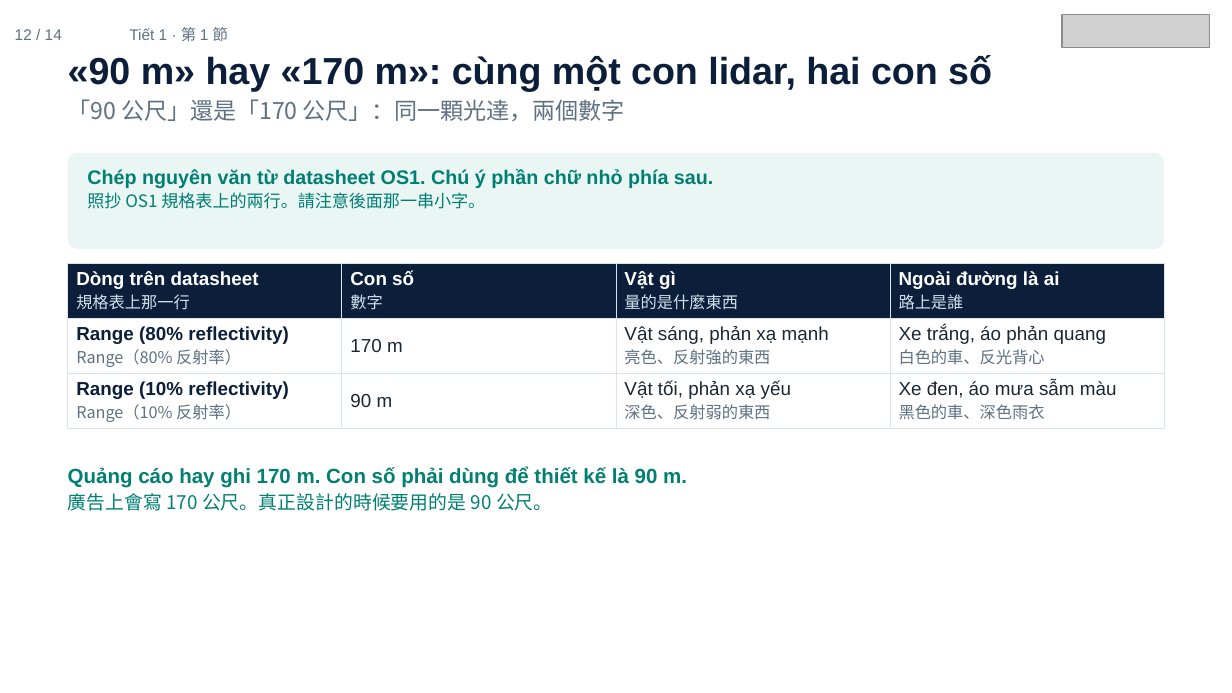
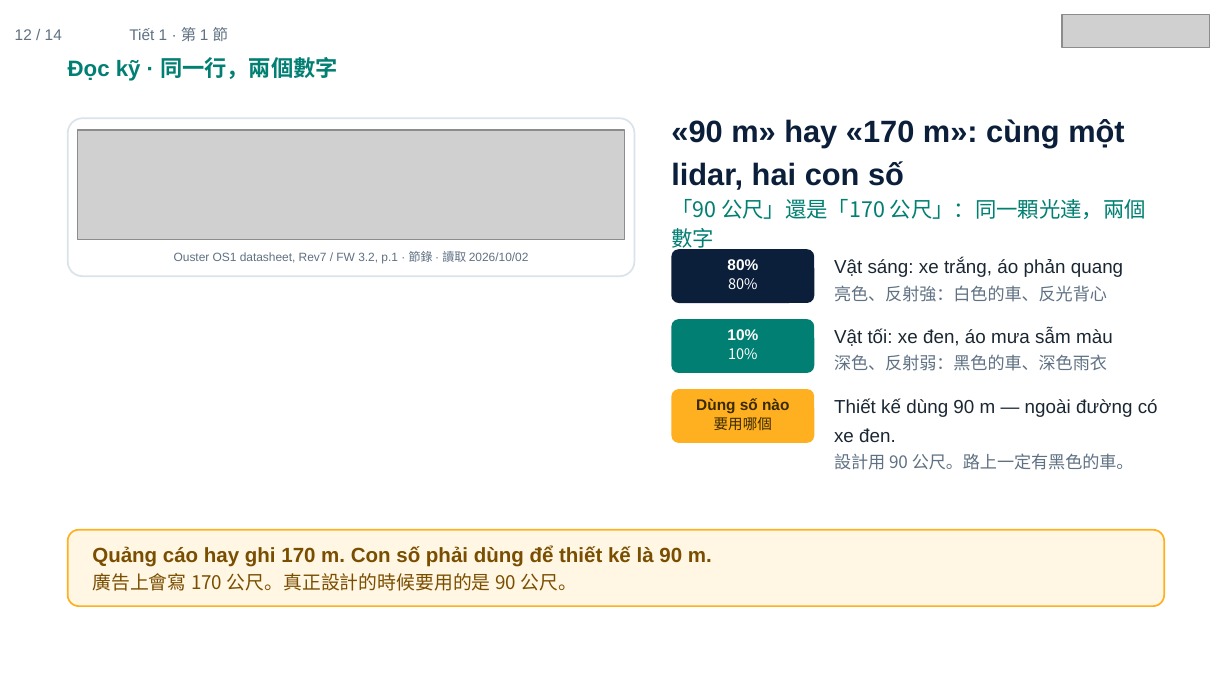
Before and after one commit to ch-neural/MITUST-Principles-of-Self-Driving-Cars, a slide deck: slide 12 of 第五週(10-08)/第五週_第1節_簡報.pptx. Drawn at 1232x693 pixels with LibreOffice and Linux fonts; fonts in the diff are those of the drawing; grey boxes stand for pictures. Boxes give left, top, right and bottom in pixels: in the first picture for what was removed or moved away, otherwise in the second. Text is boxed around its words. In the diff, an @@ line names an element or a change of style, - is before the commit and + after.

```diff
--- a/第五週(10-08)/第五週_第1節_簡報.pptx
+++ b/第五週(10-08)/第五週_第1節_簡報.pptx
@@ text added at bbox=[68, 57, 338, 81], 13 pt, text #007F72, bold @@
+Đọc kỹ · 同一行，兩個數字
@@ rounded rectangle added at bbox=[68, 118, 634, 276], fill #FFFFFF, outline #DBE3EA 1 pt @@
@@ text at bbox=[671, 119, 1124, 190]: text changed; size 22 to 18 pt @@
-«90 m» hay «170 m»: cùng một con lidar, hai con số
+«90 m» hay «170 m»: cùng một lidar, hai con số
@@ text "«90 m» hay «170 m»: ...": place and size @@
-text "«90 m» hay «170 m»: ..." at bbox=[68, 55, 992, 121]
+text "«90 m» hay «170 m»: ..." at bbox=[671, 119, 1146, 252]
@@ picture added at bbox=[78, 131, 625, 240] @@
@@ rounded rectangle removed at bbox=[68, 153, 1164, 249] @@
@@ text removed at bbox=[87, 169, 713, 209] @@
-Chép nguyên văn từ datasheet OS1. Chú ý phần chữ nhỏ phía sau.
-照抄 OS1 規格表上的兩行。請注意後面那一串小字。
@@ text at bbox=[671, 199, 1146, 252]: size 13.5 to 12.5 pt, text colour #5F7183 to #007F72 in "「90 公尺」還是「170 公尺」：同一顆光達，兩個數字" @@
@@ table removed at bbox=[68, 264, 1167, 426], 3 rows, 4 columns @@
-Dòng trên datasheet / 規格表上那一行 | Con số / 數字 | Vật gì / 量的是什麼東西 | Ngoài đường là ai / 路上是誰
-Range (80% reflectivity) / Range（80% 反射率） | 170 m | Vật sáng, phản xạ mạnh / 亮色、反射強的東西 | Xe trắng, áo phản quang / 白色的車、反光背心
-Range (10% reflectivity) / Range（10% 反射率） | 90 m | Vật tối, phản xạ yếu / 深色、反射弱的東西 | Xe đen, áo mưa sẫm màu / 黑色的車、深色雨衣
@@ text added at bbox=[174, 251, 529, 263], 7 pt, text #5F7183 @@
+Ouster OS1 datasheet, Rev7 / FW 3.2, p.1 · 節錄 · 讀取 2026/10/02
@@ rounded rectangle added at bbox=[671, 249, 814, 303], fill #0B1F3A @@
@@ text added at bbox=[727, 259, 758, 289], 9 pt, text #FFFFFF, bold @@
+80%
+80%
@@ text added at bbox=[834, 259, 1123, 302], 11 pt, text #1A2733 @@
+Vật sáng: xe trắng, áo phản quang
+亮色、反射強：白色的車、反光背心
@@ rounded rectangle added at bbox=[671, 319, 814, 373], fill #007F72 @@
@@ text added at bbox=[727, 329, 758, 359], 9 pt, text #FFFFFF, bold @@
+10%
+10%
@@ text added at bbox=[834, 329, 1113, 371], 11 pt, text #1A2733 @@
+Vật tối: xe đen, áo mưa sẫm màu
+深色、反射弱：黑色的車、深色雨衣
@@ rounded rectangle added at bbox=[671, 389, 814, 444], fill #FFB020 @@
@@ text added at bbox=[696, 398, 789, 430], 9 pt, text #3A2A00, bold @@
+Dùng số nào
+要用哪個
@@ text added at bbox=[834, 399, 1158, 470], 11 pt, text #1A2733 @@
+Thiết kế dùng 90 m — ngoài đường có xe đen.
+設計用 90 公尺。路上一定有黑色的車。
@@ rounded rectangle added at bbox=[68, 530, 1164, 606], fill #FFF6E3, outline #FFB020 1 pt @@
@@ text "Quảng cáo hay ghi 170 ...": place and size @@
-text "Quảng cáo hay ghi 170 ..." at bbox=[68, 467, 687, 511]
+text "Quảng cáo hay ghi 170 ..." at bbox=[92, 546, 712, 591]
@@ text "Quảng cáo hay ghi 170 ..." at bbox=[92, 546, 712, 591]: text colour #007F72 to #7A4E00 @@
```
Also in this commit, not shown: 6 other slides changed, 4 other files.
